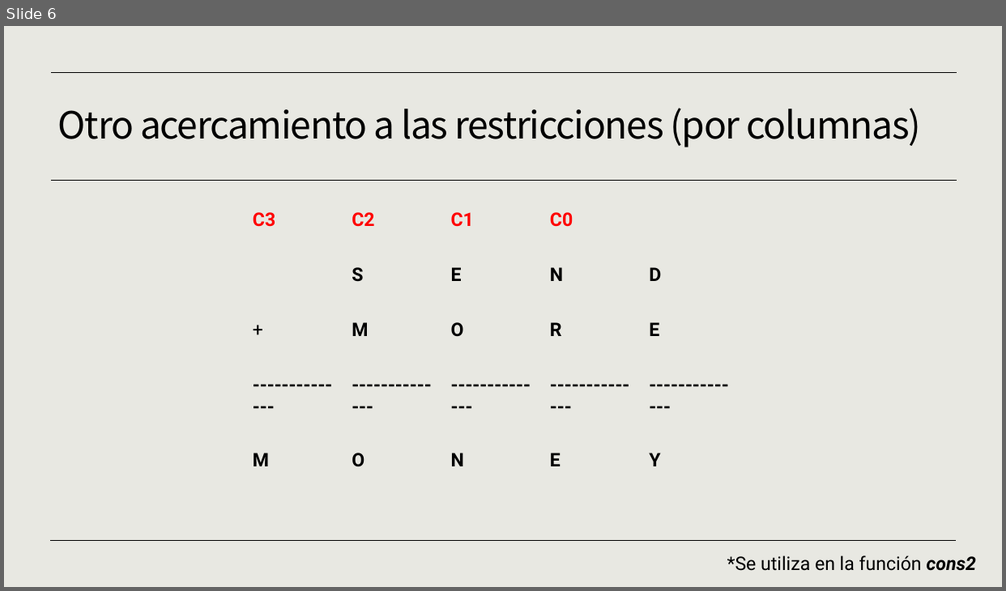
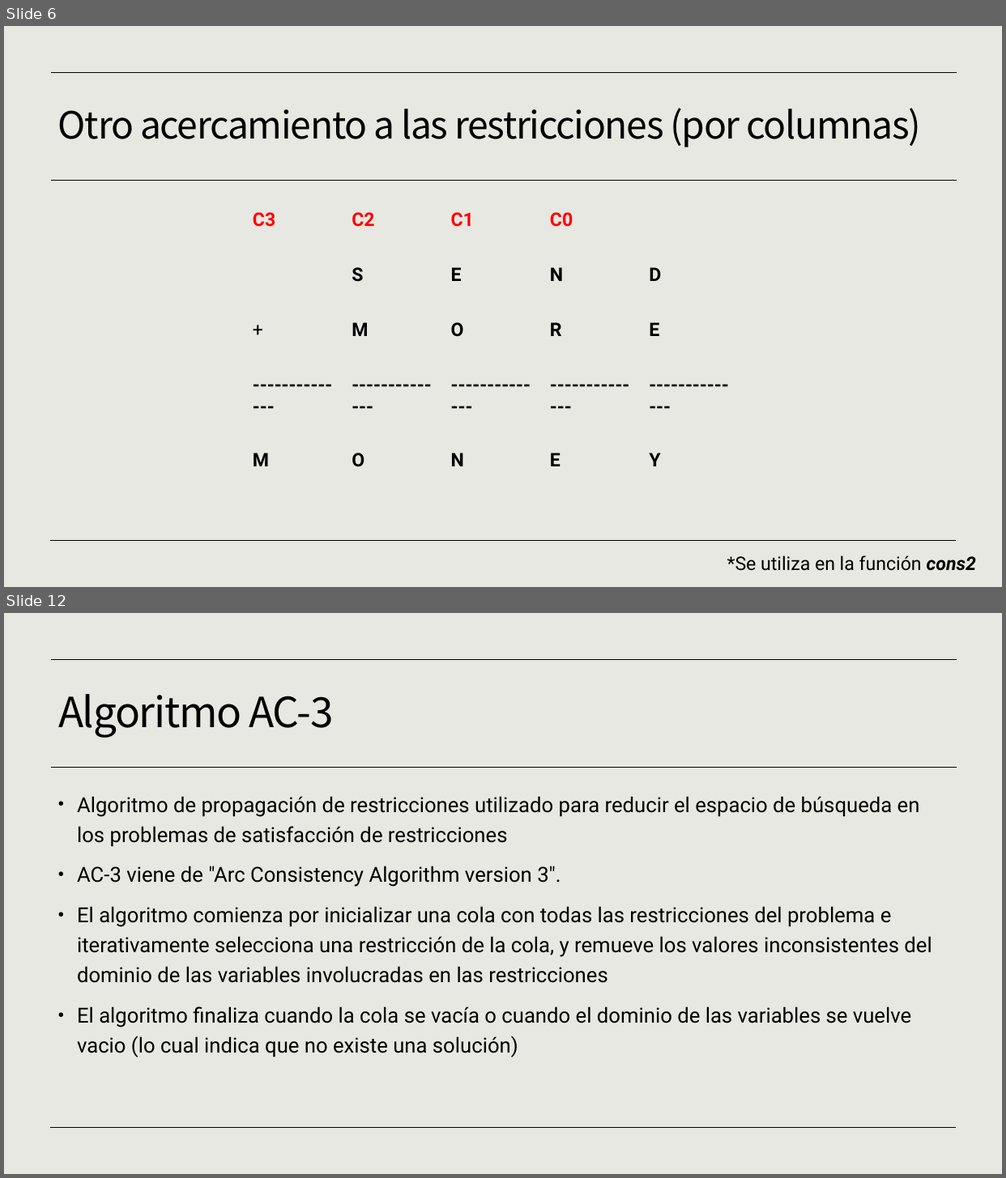
Before and after one commit to JavierCorralLizarraga/Artificial-intelligence, a slide deck: proyecto cripto-aritmetica/proyectocriptoaritmetica.pptx. Shown one above the other, each under a label of ours: slide 6 before the commit, slides 6 and 12 after it; the slides between them are not shown. The pictures are 1006x591 and 1006x1178 pixels, drawn with LibreOffice and Linux fonts; fonts in the diff are those of the drawing. Boxes give left, top, right and bottom in pixels: in the first picture for what was removed or moved away, otherwise in the second. Text is boxed around its words. In the diff, an @@ line names an element or a change of style, - is before the commit and + after.

```diff
--- a/proyecto cripto-aritmetica/proyectocriptoaritmetica.pptx
+++ b/proyecto cripto-aritmetica/proyectocriptoaritmetica.pptx
@@ slide 12 added at [4,613,1002,1174], background #E8E8E2; not listed: 3 template elements that a slide beside it also shows @@
@@ title added at [58,694,334,737], 40 pt, text #000000 @@
+Algoritmo AC-3
@@ text added at [77,796,931,1058], 20 pt, text #000000 @@
+• Algoritmo de propagación de restricciones utilizado para reducir el espacio de búsqueda en los problemas de satisfacción de restricciones
+• AC-3 viene de "Arc Consistency Algorithm version 3".
+• El algoritmo comienza por inicializar una cola con todas las restricciones del problema e iterativamente selecciona una restricción de la cola, y remueve los valores inconsistentes del dominio de las variables involucradas en las restricciones
+• El algoritmo finaliza cuando la cola se vacía o cuando el dominio de las variables se vuelve vacio (lo cual indica que no existe una solución)
```
Also in this commit, not shown: 3 slides changed, 4 other slides added, 3 slides removed, 9 other files.
